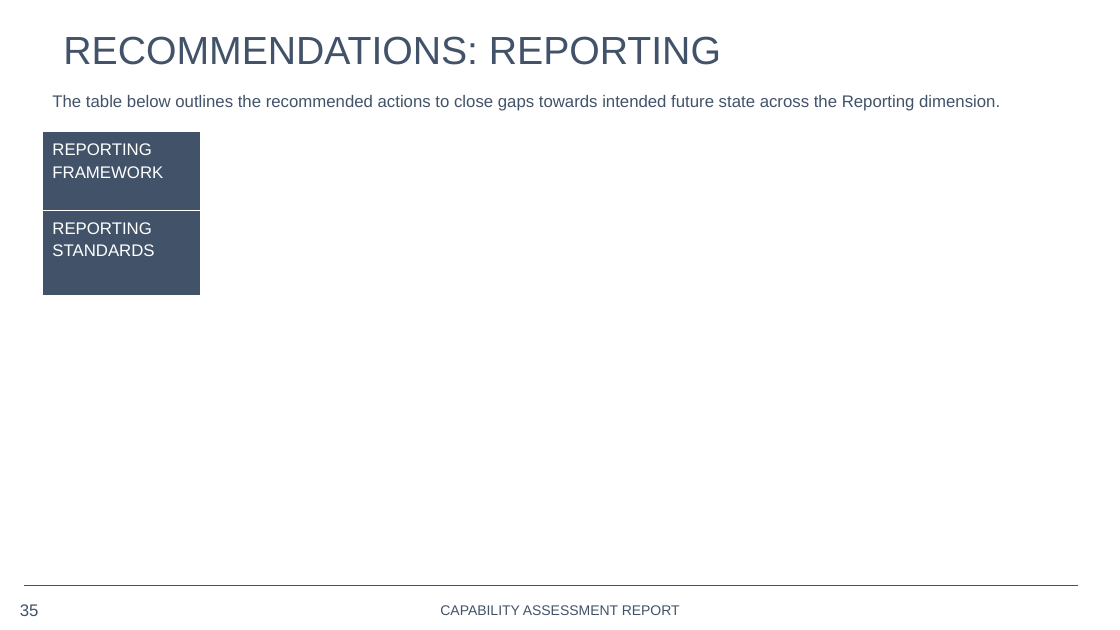
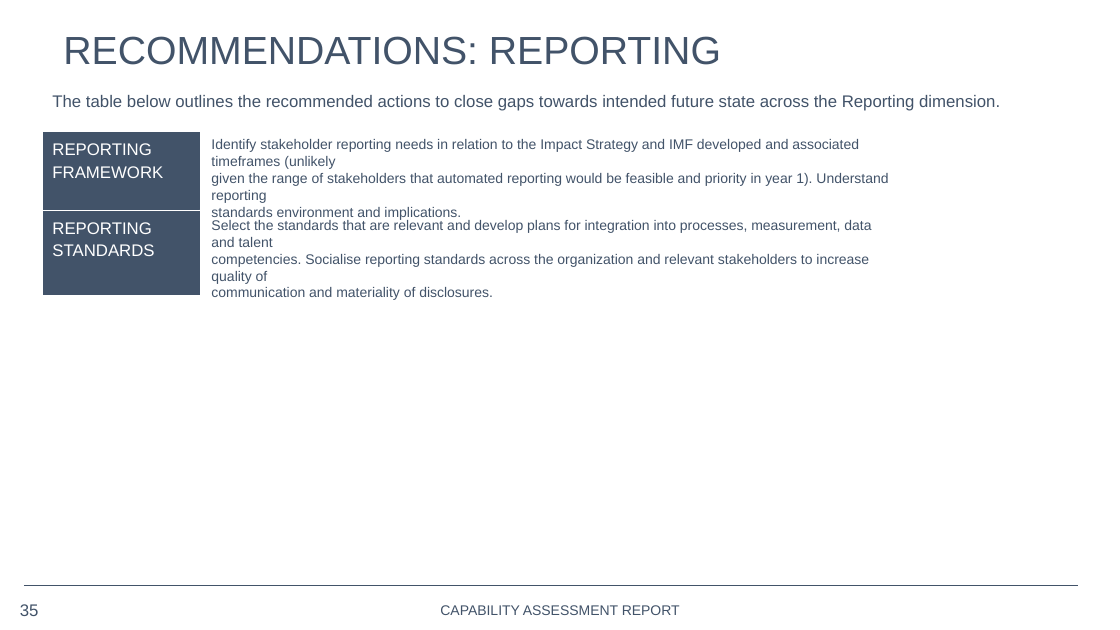
Before and after one commit to opus-meum/power-automate, a slide deck: slide 35 of Capability Assessment Report.pptx. Drawn at 1120x630 pixels with LibreOffice and Linux fonts; fonts in the diff are those of the drawing; background and template pictures are left out. Boxes give left, top, right and bottom in pixels: in the first picture for what was removed or moved away, otherwise in the second. Text is boxed around its words. In the diff, an @@ line names an element or a change of style, - is before the commit and + after.

```diff
--- a/Capability Assessment Report.pptx
+++ b/Capability Assessment Report.pptx
@@ text added at (x1=211, y1=139, x2=888, y2=221), 10 pt, text #425369 @@
+Identify stakeholder reporting needs in relation to the Impact Strategy and IMF developed and associated timeframes (unlikely
+given the range of stakeholders that automated reporting would be feasible and priority in year 1). Understand reporting
+standards environment and implications.
@@ text added at (x1=211, y1=219, x2=871, y2=300), 10 pt, text #425369 @@
+Select the standards that are relevant and develop plans for integration into processes, measurement, data and talent
+competencies. Socialise reporting standards across the organization and relevant stakeholders to increase quality of
+communication and materiality of disclosures.
```
Also in this commit, not shown: 10 other slides changed, 1 slide added, 1 slide removed, 1 other file.
